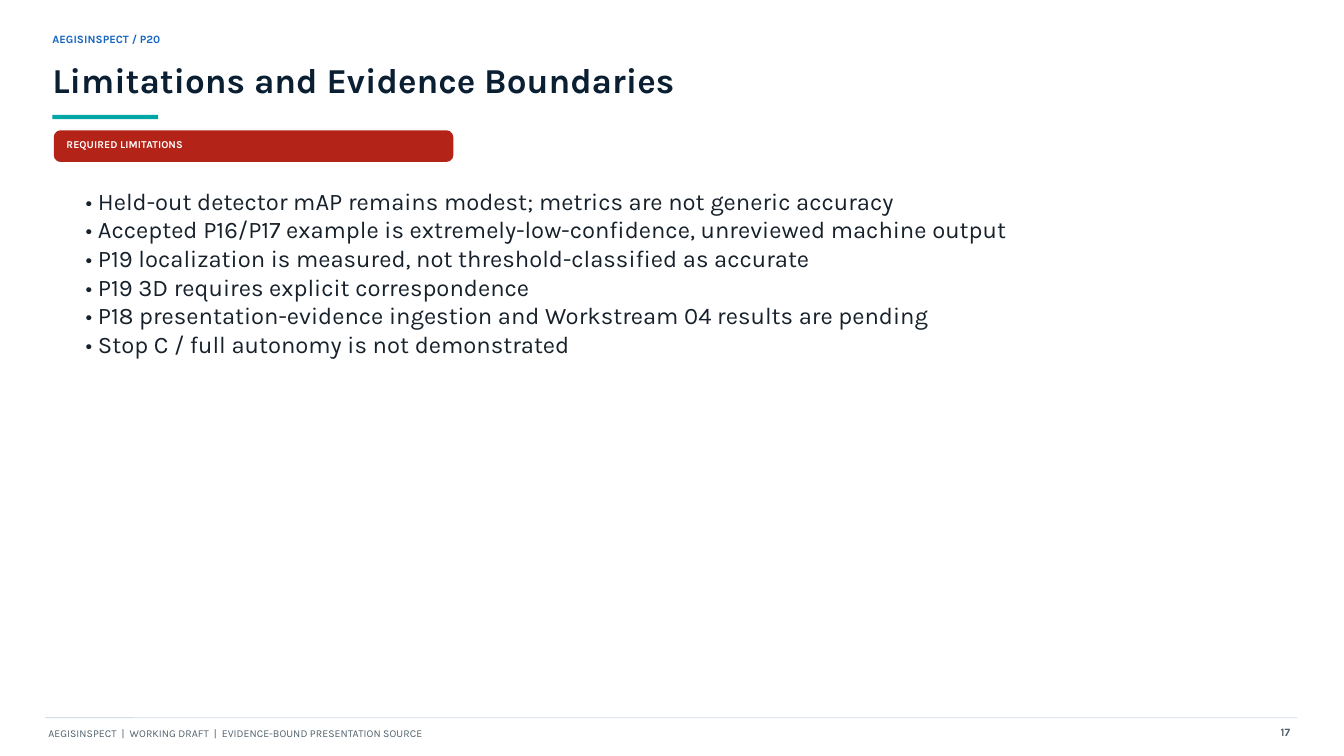
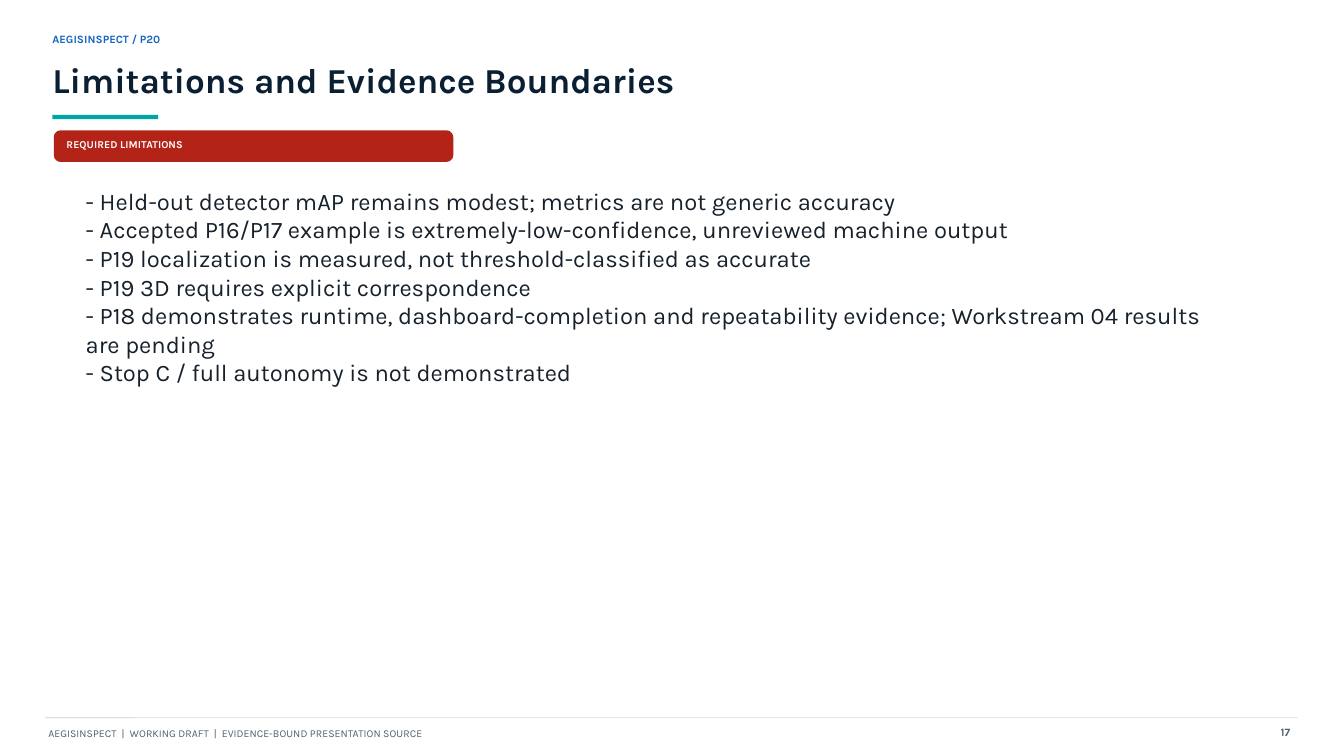
Before and after one commit to AritraAcherjee/autonomous-drone-infrastructure-inspection, a slide deck: slide 17 of outputs/presentation/AegisInspect_P20_working_draft.pptx. Drawn at 1344x756 pixels with LibreOffice and Linux fonts; fonts in the diff are those of the drawing. Boxes give left, top, right and bottom in pixels: in the first picture for what was removed or moved away, otherwise in the second. Text is boxed around its words. In the diff, an @@ line names an element or a change of style, - is before the commit and + after.

Commit message:
docs(p20): ingest verified p18 evidence into working deck

```diff
--- a/outputs/presentation/AegisInspect_P20_working_draft.pptx
+++ b/outputs/presentation/AegisInspect_P20_working_draft.pptx
@@ text at <box>86,193,1200,387</box>: text changed @@
-• Held-out detector mAP remains modest; metrics are not generic accuracy
-• Accepted P16/P17 example is extremely-low-confidence, unreviewed machine output
-• P19 localization is measured, not threshold-classified as accurate
-• P19 3D requires explicit correspondence
-• P18 presentation-evidence ingestion and Workstream 04 results are pending
-• Stop C / full autonomy is not demonstrated
+- Held-out detector mAP remains modest; metrics are not generic accuracy
+- Accepted P16/P17 example is extremely-low-confidence, unreviewed machine output
+- P19 localization is measured, not threshold-classified as accurate
+- P19 3D requires explicit correspondence
+- P18 demonstrates runtime, dashboard-completion and repeatability evidence; Workstream 04 results are pending
+- Stop C / full autonomy is not demonstrated
```
Also in this commit, not shown: 11 other slides changed, 2 slides added, 2 slides removed, 21 other files.
